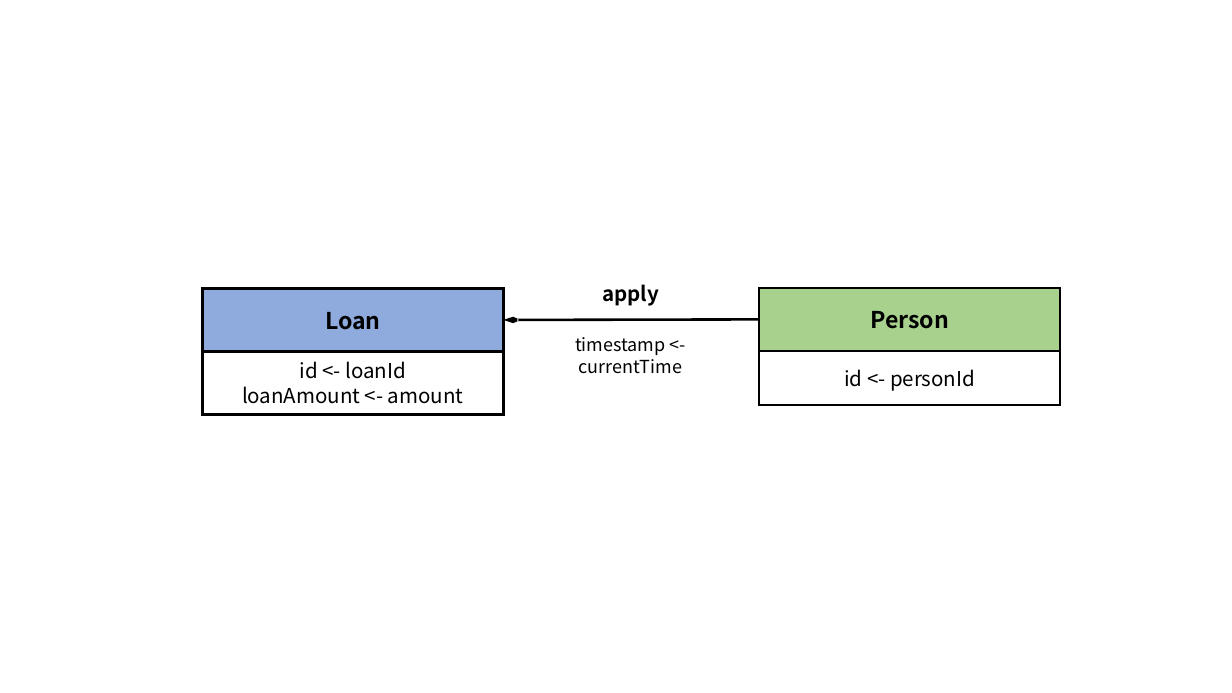
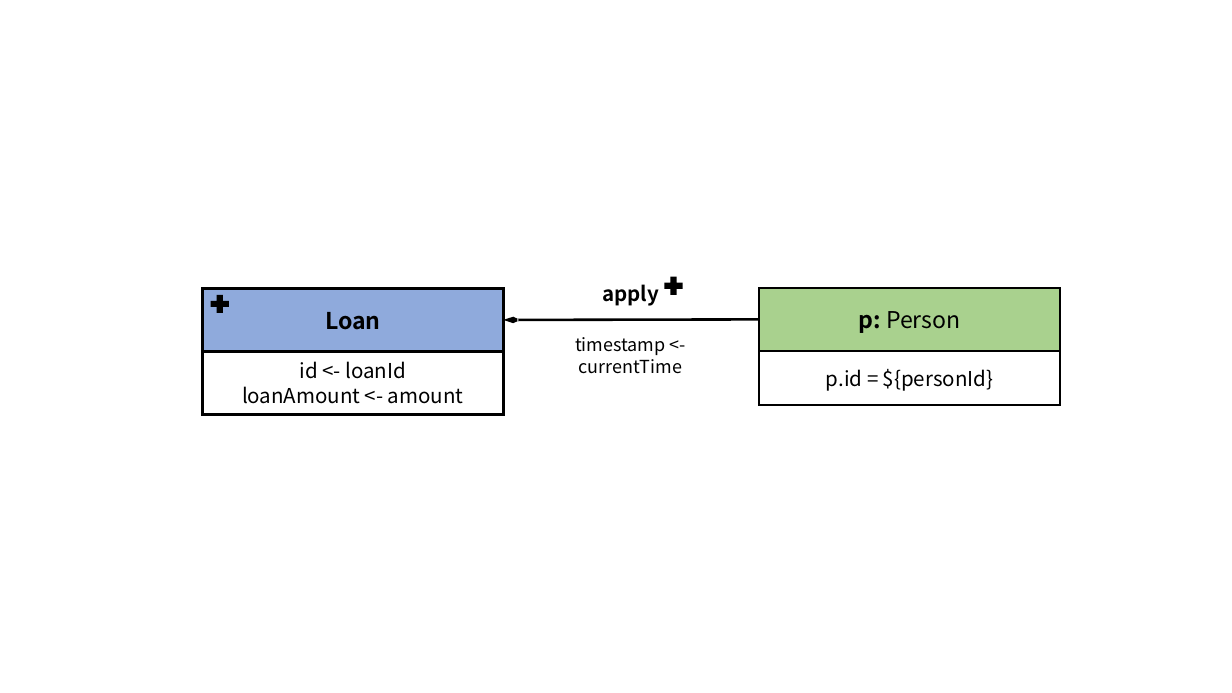
Before and after one commit to ldbc/ldbc_finbench_docs, a slide deck: slide 5 of patterns/transaction-write.pptx. Drawn at 1232x693 pixels with LibreOffice and Linux fonts; fonts in the diff are those of the drawing. Boxes give left, top, right and bottom in pixels: in the first picture for what was removed or moved away, otherwise in the second. Text is boxed around its words. In the diff, an @@ line names an element or a change of style, - is before the commit and + after.

```diff
--- a/patterns/transaction-write.pptx
+++ b/patterns/transaction-write.pptx
@@ plus added at [211,295,229,313], fill #000000 @@
@@ plus added at [665,276,683,295], fill #000000 @@
@@ text in rectangle at [859,311,961,333]: text changed; bold off @@
-Person
+p: Person
@@ text in rectangle at [826,369,993,391]: text changed @@
-id <- personId
+p.id = ${personId}
```
Also in this commit, not shown: 13 other slides changed, 49 other files.
